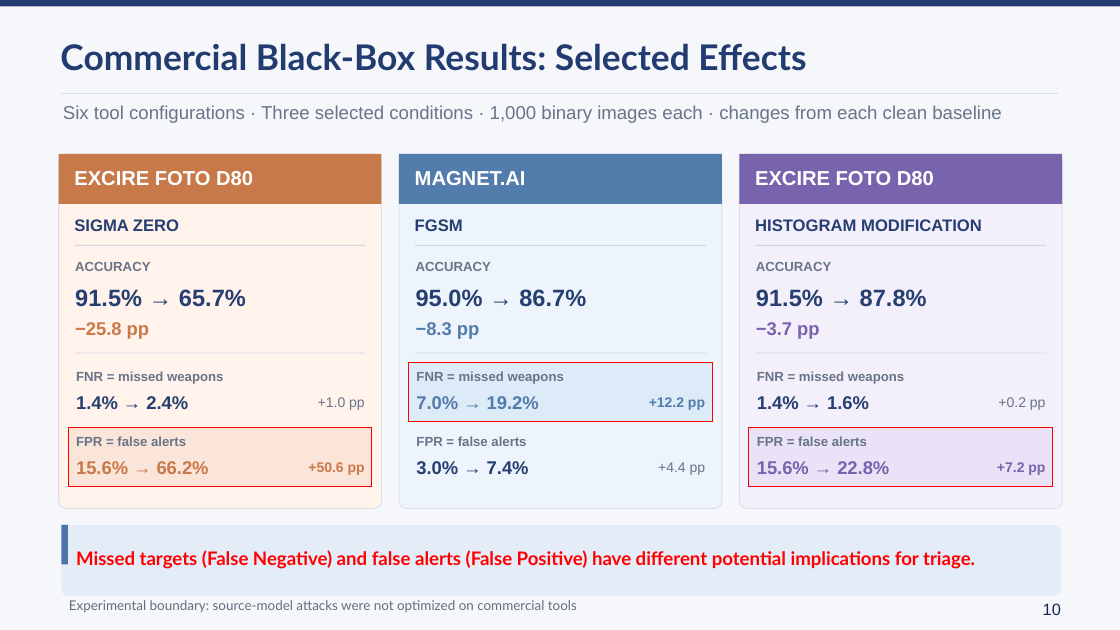
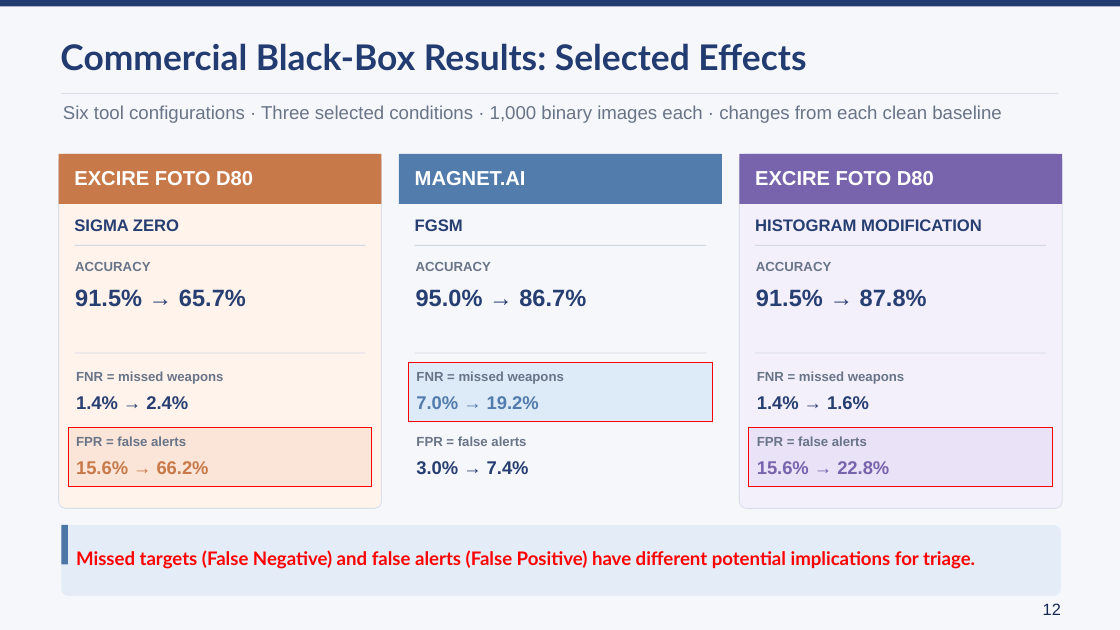
Before and after one commit to lmolinario/Molinario_Thesis_Defense_2026, a slide deck: slide 12 of Molinario_Thesis_Defense_2026.pptx. Drawn at 1120x630 pixels with LibreOffice and Linux fonts; fonts in the diff are those of the drawing. Boxes give left, top, right and bottom in pixels: in the first picture for what was removed or moved away, otherwise in the second. Text is boxed around its words. In the diff, an @@ line names an element or a change of style, - is before the commit and + after.

Commit message:
refactor

```diff
--- a/Molinario_Thesis_Defense_2026.pptx
+++ b/Molinario_Thesis_Defense_2026.pptx
@@ rounded rectangle removed at [399,154,722,508] @@
@@ text removed at [75,322,149,339] @@
-−25.8 pp
@@ text removed at [416,322,479,339] @@
-−8.3 pp
@@ text removed at [756,322,819,339] @@
-−3.7 pp
@@ text removed at [318,397,365,410] @@
-+1.0 pp
@@ text removed at [649,397,705,410] @@
-+12.2 pp
@@ text removed at [998,397,1046,410] @@
-+0.2 pp
@@ text removed at [308,462,365,475] @@
-+50.6 pp
@@ text removed at [658,462,706,475] @@
-+4.4 pp
@@ text removed at [997,462,1045,475] @@
-+7.2 pp
@@ text removed at [69,600,577,612] @@
-Experimental boundary: source-model attacks were not optimized on commercial tools
@@ text at [1043,603,1061,615]: text changed @@
-10
+12
```
Also in this commit, not shown: 10 other slides changed.
